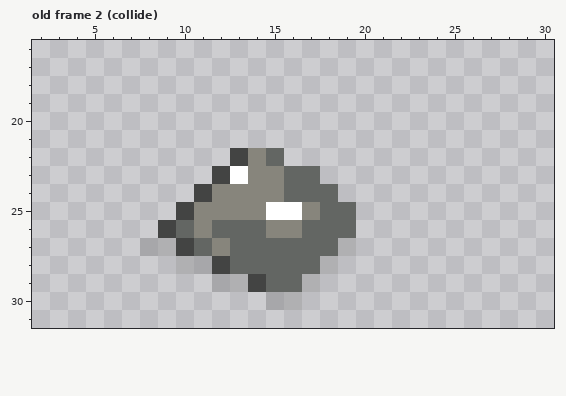
File history of a pixel-art file, Assets/Sprites/Ground/Stone/Stone.aseprite. The picture above is the old version.
32x32 pixels, 2 frames. Shown: old frame 2 (collide): x 2..30, y 16..31. The commit also changed other frames, which this record leaves out.
After:
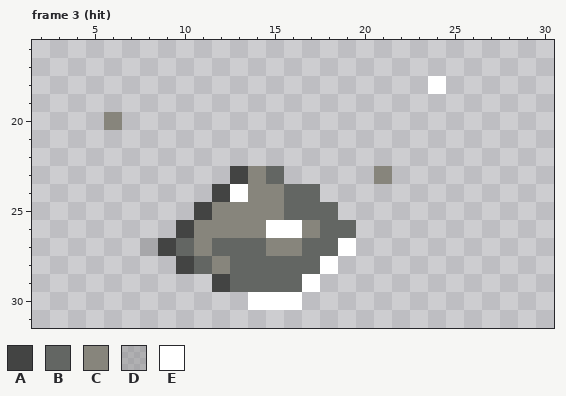
Palette (. is transparent): A #434443  B #636663  C #87857c  D #83838363  E #ffffff
A new or re-ordered frame is compared with the old frame closest to it.
What changed:
frames 2 -> 5
Changed rows in their new state; - is an unchanged pixel.
Frame 3 (hit) is new; against old frame 2 (collide), layers "Snow", "Stone":
first column x 6:
18 ------------------E
20 C------------------
22 -------...---------
23 ------.A-B..---C---
24 -----.AE----.------
25 ----.A---CBB-.-----
26 ---.A-CCCEEC-------
27 ---ABCB--CC--E-----
28 ----ABC-----E------
29 ------ABB--E-------
30 --------EEE--------
